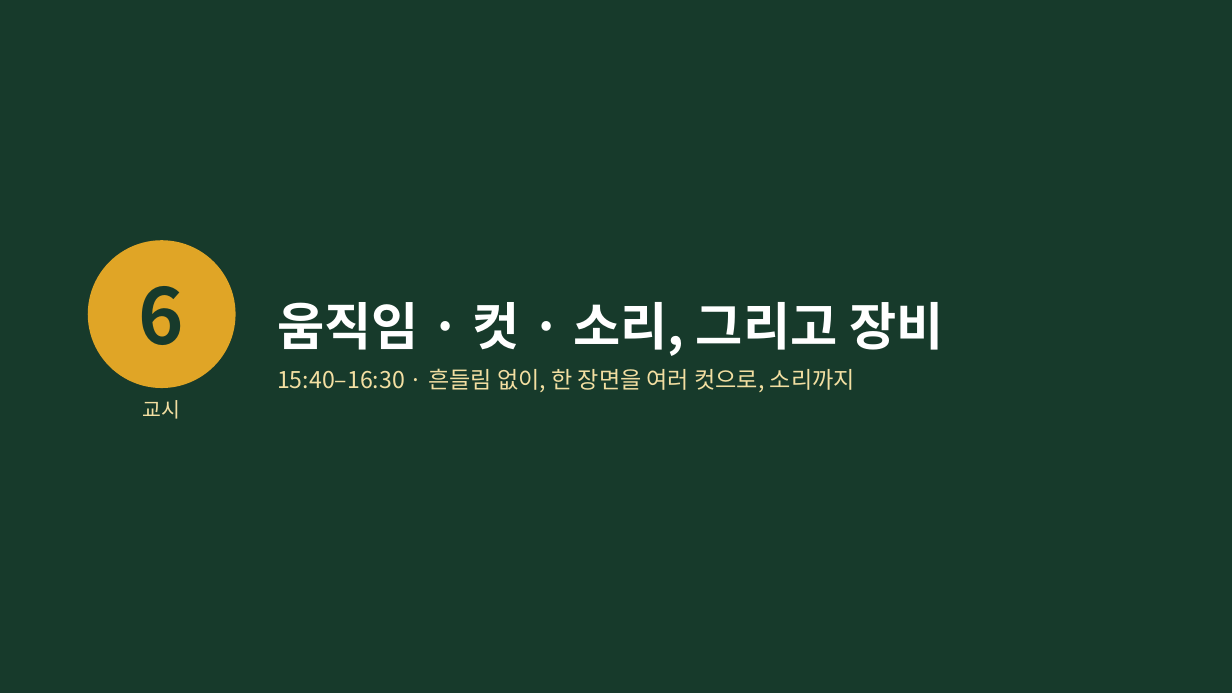
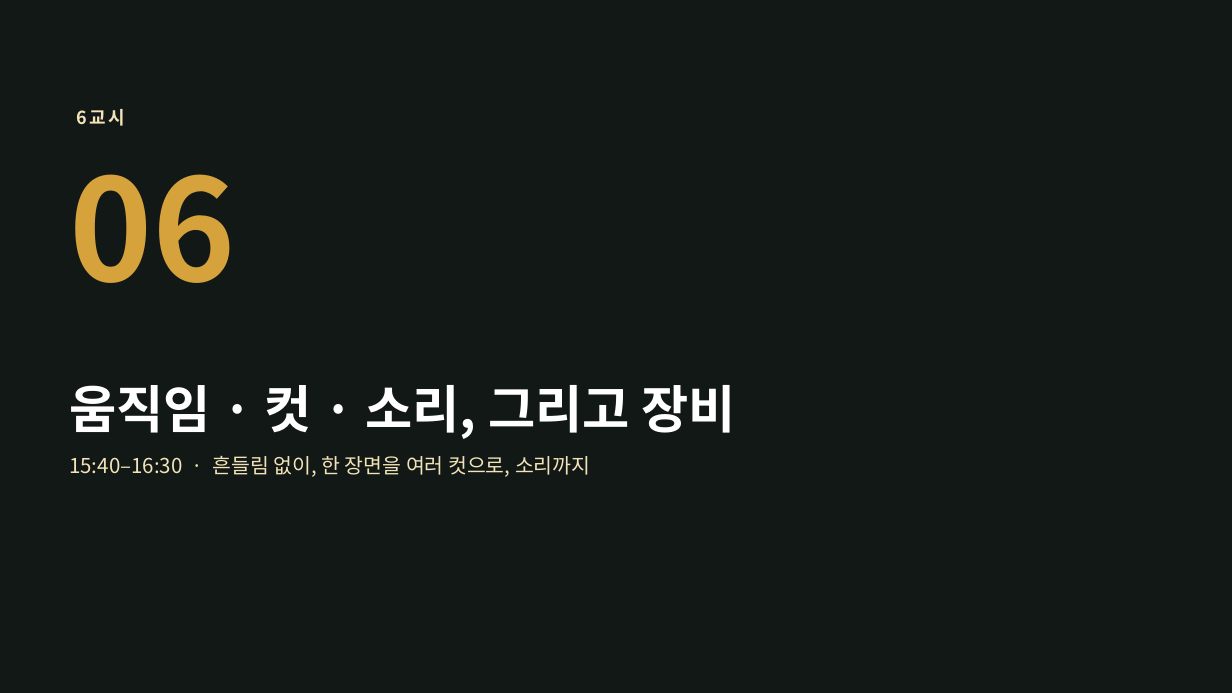
Before and after one commit to yujida/MARUBIT, a slide deck: slide 45 of lectures/01/1회차_보는눈_슬라이드.pptx (slide 42 before the commit). Drawn at 1232x693 pixels with LibreOffice and Linux fonts; fonts in the diff are those of the drawing; background and template pictures are left out. Boxes give left, top, right and bottom in pixels: in the first picture for what was removed or moved away, otherwise in the second. Text is boxed around its words. In the diff, an @@ line names an element or a change of style, - is before the commit and + after.

```diff
--- a/lectures/01/1회차_보는눈_슬라이드.pptx
+++ b/lectures/01/1회차_보는눈_슬라이드.pptx
@@ background #173A2B to picture (left out) @@
@@ text added at bbox=[77, 109, 126, 126], 14 pt, text #F2E3B8, bold @@
+6교시
@@ text added at bbox=[69, 174, 236, 283], 110 pt, text #D6A23C, bold @@
+06
@@ ellipse removed at bbox=[88, 240, 236, 388] @@
@@ text removed at bbox=[139, 286, 184, 345] @@
-6
@@ title "움직임 · 컷 · 소리, ...": place and size @@
-title "움직임 · 컷 · 소리, ..." at bbox=[277, 302, 943, 356]
+title "움직임 · 컷 · 소리, ..." at bbox=[69, 385, 735, 439]
@@ text removed at bbox=[143, 400, 181, 419] @@
-교시
@@ text "15:40–16:30 · 흔들림 없이, 한 ...": place and size @@
-text "15:40–16:30 · 흔들림 없이, 한 ..." at bbox=[277, 368, 855, 392]
+text "15:40–16:30 · 흔들림 없이, 한 ..." at bbox=[69, 456, 590, 477]
@@ text "15:40–16:30 · 흔들림 없이, 한 ..." at bbox=[69, 456, 590, 477]: size 18 to 16 pt, text colour #F3DFA2 to #F2E3B8 @@
```
Also in this commit, not shown: 47 other slides changed, 9 slides added, 6 slides removed, 11 other files.
